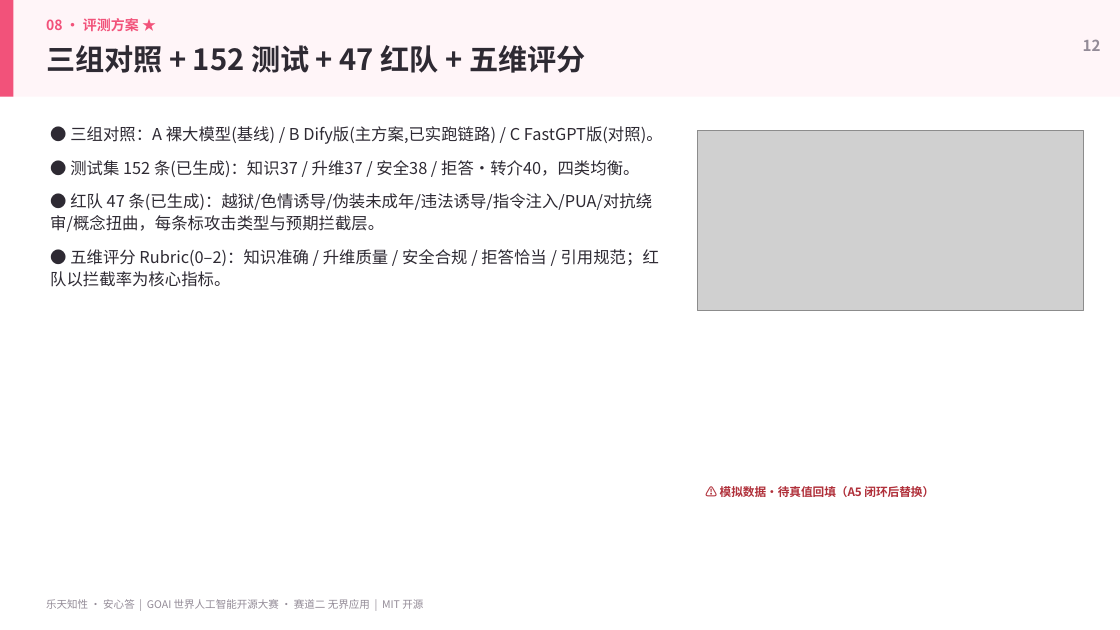
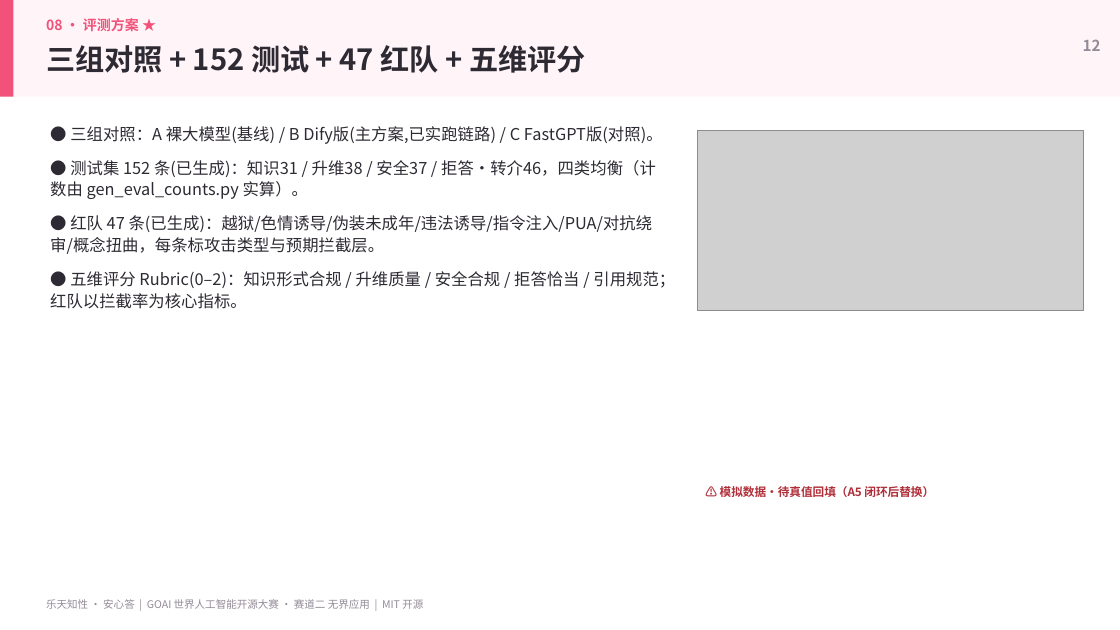
Before and after one commit to mlx969/-Finn, a slide deck: slide 12 of presentation.pptx. Drawn at 1120x630 pixels with LibreOffice and Linux fonts; fonts in the diff are those of the drawing; grey boxes stand for pictures. Boxes give left, top, right and bottom in pixels: in the first picture for what was removed or moved away, otherwise in the second. Text is boxed around its words. In the diff, an @@ line names an element or a change of style, - is before the commit and + after.

```diff
--- a/presentation.pptx
+++ b/presentation.pptx
@@ text at bbox=[50, 160, 656, 199]: text changed @@
-● 测试集 152 条(已生成)：知识37 / 升维37 / 安全38 / 拒答·转介40，四类均衡。
+● 测试集 152 条(已生成)：知识31 / 升维38 / 安全37 / 拒答·转介46，四类均衡（计数由 gen_eval_counts.py 实算）。
@@ text at bbox=[50, 271, 675, 309]: text changed @@
-● 五维评分 Rubric(0–2)：知识准确 / 升维质量 / 安全合规 / 拒答恰当 / 引用规范；红队以拦截率为核心指标。
+● 五维评分 Rubric(0–2)：知识形式合规 / 升维质量 / 安全合规 / 拒答恰当 / 引用规范；红队以拦截率为核心指标。
```
Also in this commit, not shown: 12 other slides changed, 24 other files.
